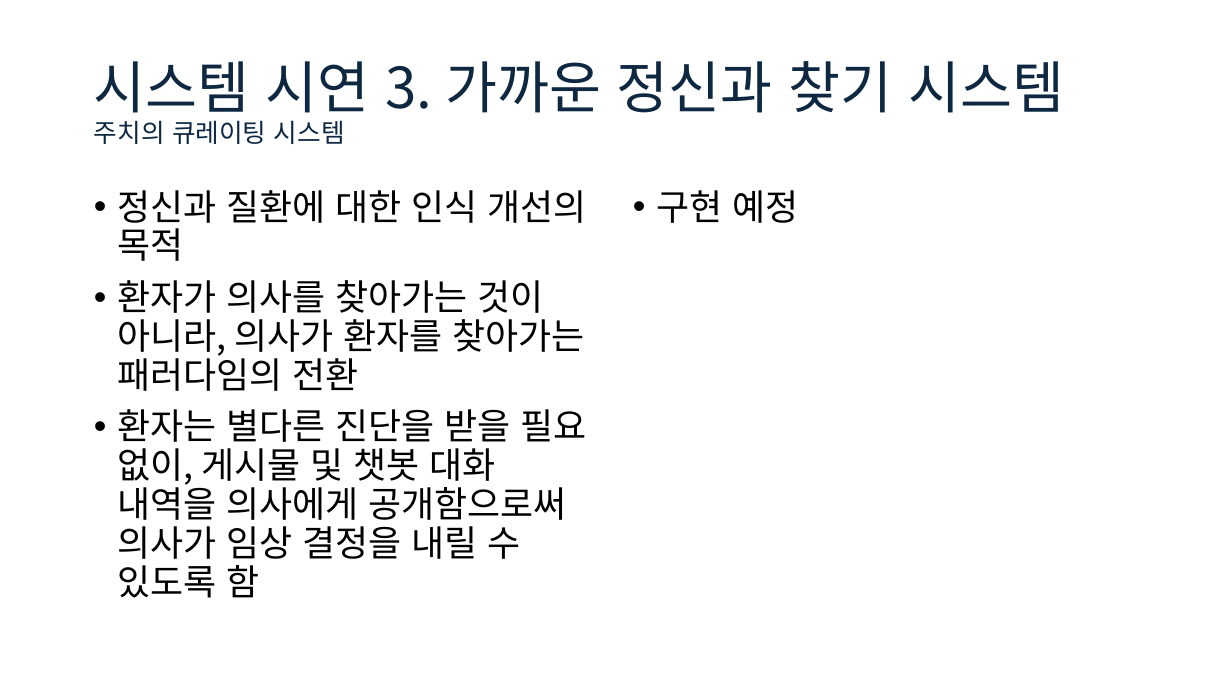
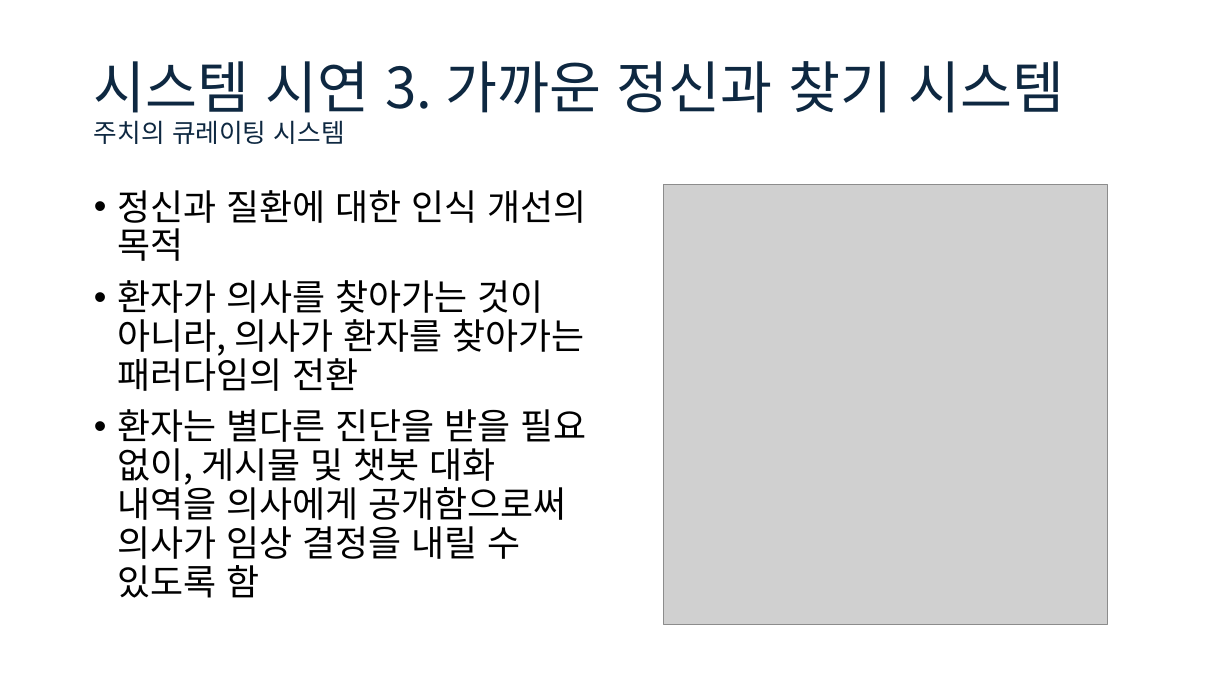
Before and after one commit to jeongwoo-gobroad/Project-toDoctoDoc, a slide deck: slide 23 of Project Mentally.pptx (slide 22 before the commit). Drawn at 1232x693 pixels with LibreOffice and Linux fonts; fonts in the diff are those of the drawing; grey boxes stand for pictures. Boxes give left, top, right and bottom in pixels: in the first picture for what was removed or moved away, otherwise in the second. Text is boxed around its words. In the diff, an @@ line names an element or a change of style, - is before the commit and + after.

```diff
--- a/Project Mentally.pptx
+++ b/Project Mentally.pptx
@@ text removed at <box>656,190,798,223</box> @@
-• 구현 예정
@@ picture added at <box>665,185,1108,625</box> @@
```
Also in this commit, not shown: 4 other slides changed, 2 slides added, 3 other files.
